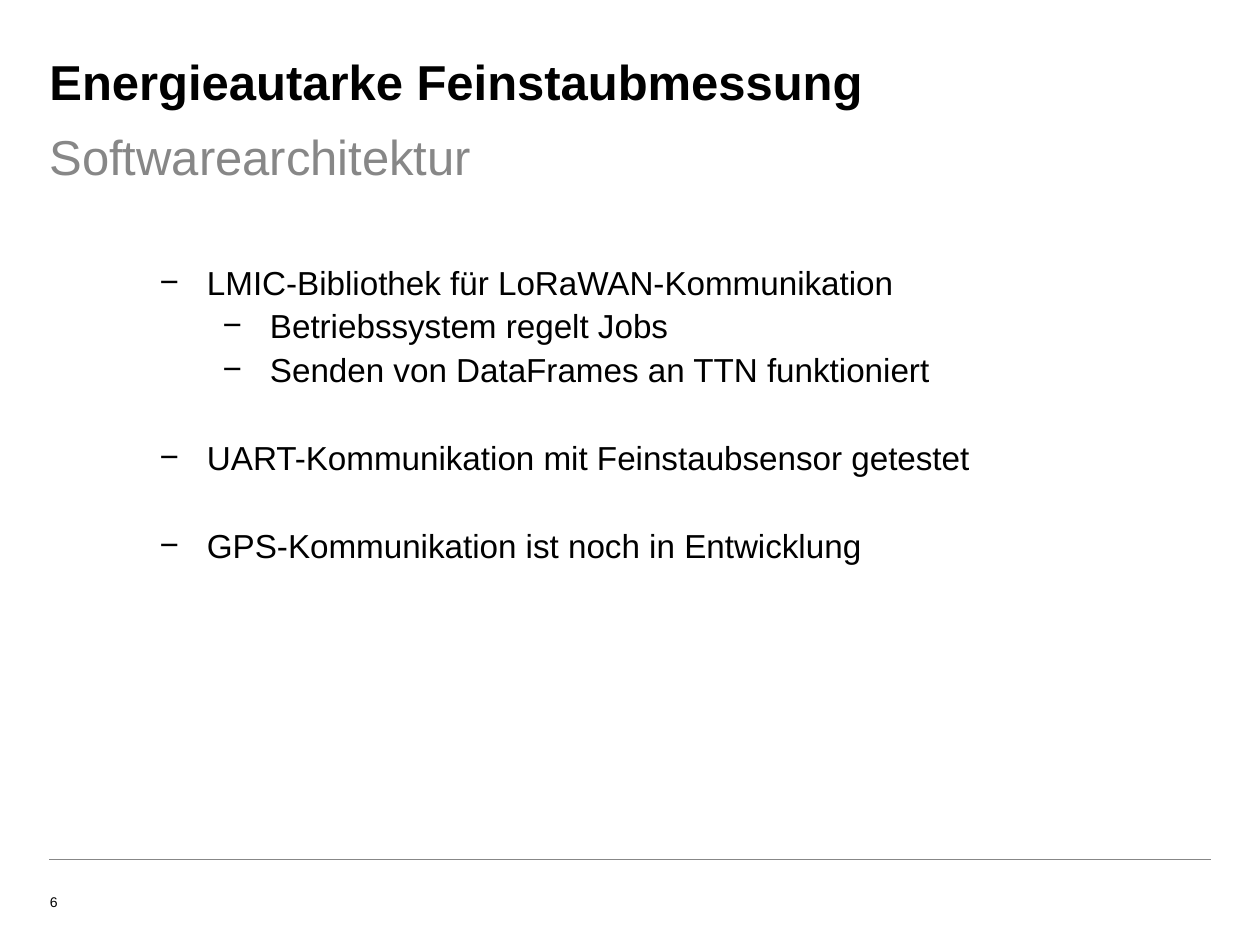
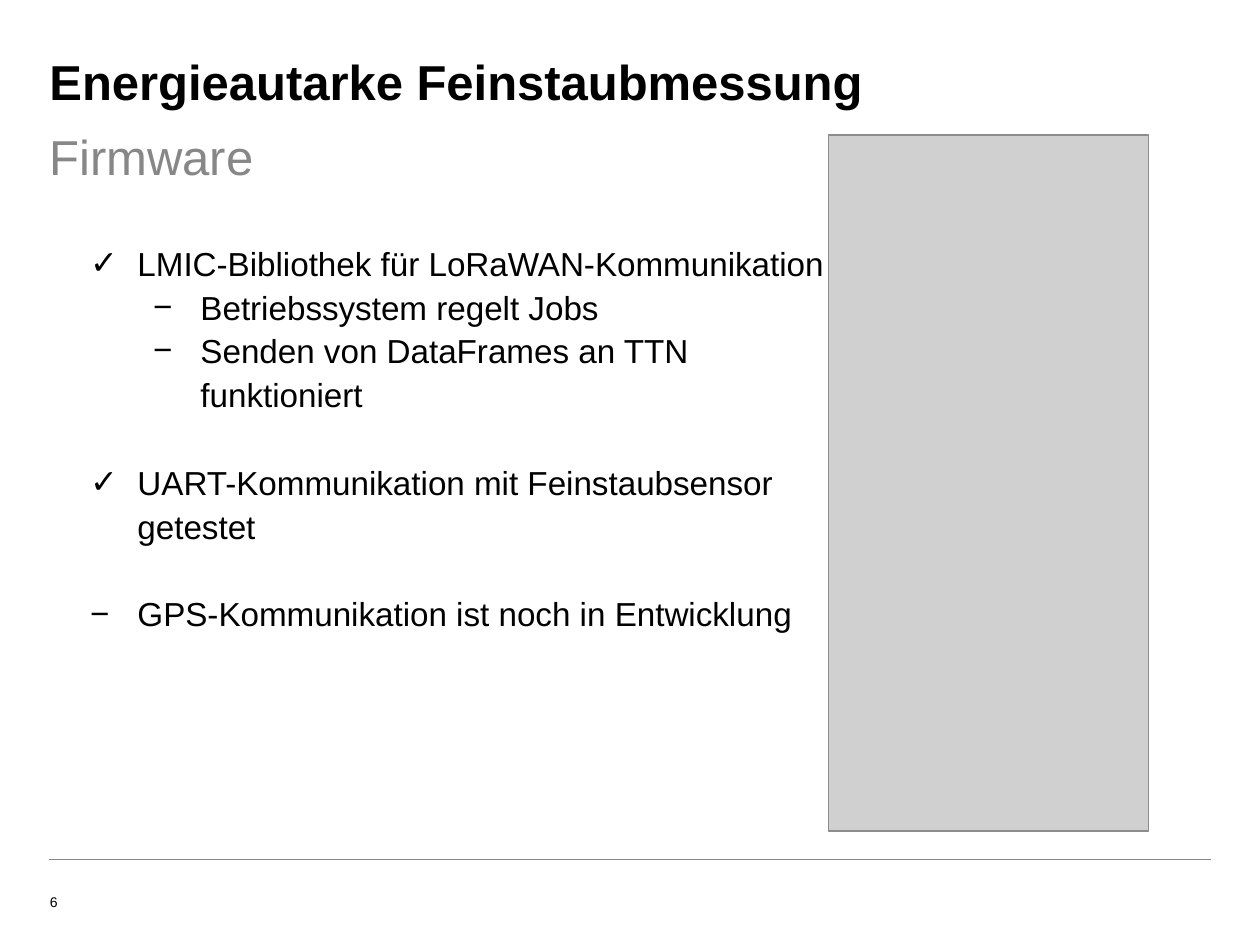
Before and after one commit to AdavVegab/LoRaWAN_embeddedSystems, a slide deck: slide 6 of Präsi/Präsentation_10_12_2019.pptx. Drawn at 1260x945 pixels with LibreOffice and Linux fonts; fonts in the diff are those of the drawing; grey boxes stand for pictures; background and template pictures are left out. Boxes give left, top, right and bottom in pixels: in the first picture for what was removed or moved away, otherwise in the second. Text is boxed around its words. In the diff, an @@ line names an element or a change of style, - is before the commit and + after.

Commit message:
Added the Firmware to the präsi

```diff
--- a/Präsi/Präsentation_10_12_2019.pptx
+++ b/Präsi/Präsentation_10_12_2019.pptx
@@ text at [49,139,253,176]: text changed @@
-Softwarearchitektur
+Firmware
@@ picture added at [828,135,1148,830] @@
@@ text "LMIC-Bibliothek für LoRaWAN-Kommunikation": place and size @@
-text "LMIC-Bibliothek für LoRaWAN-Kommunikation" at [207,271,969,564]
+text "LMIC-Bibliothek für LoRaWAN-Kommunikation" at [137,252,824,633]
@@ text at [137,252,824,545]: bullet − to ✓ @@
```
Also in this commit, not shown: 2 other slides changed, 1 slide removed.
